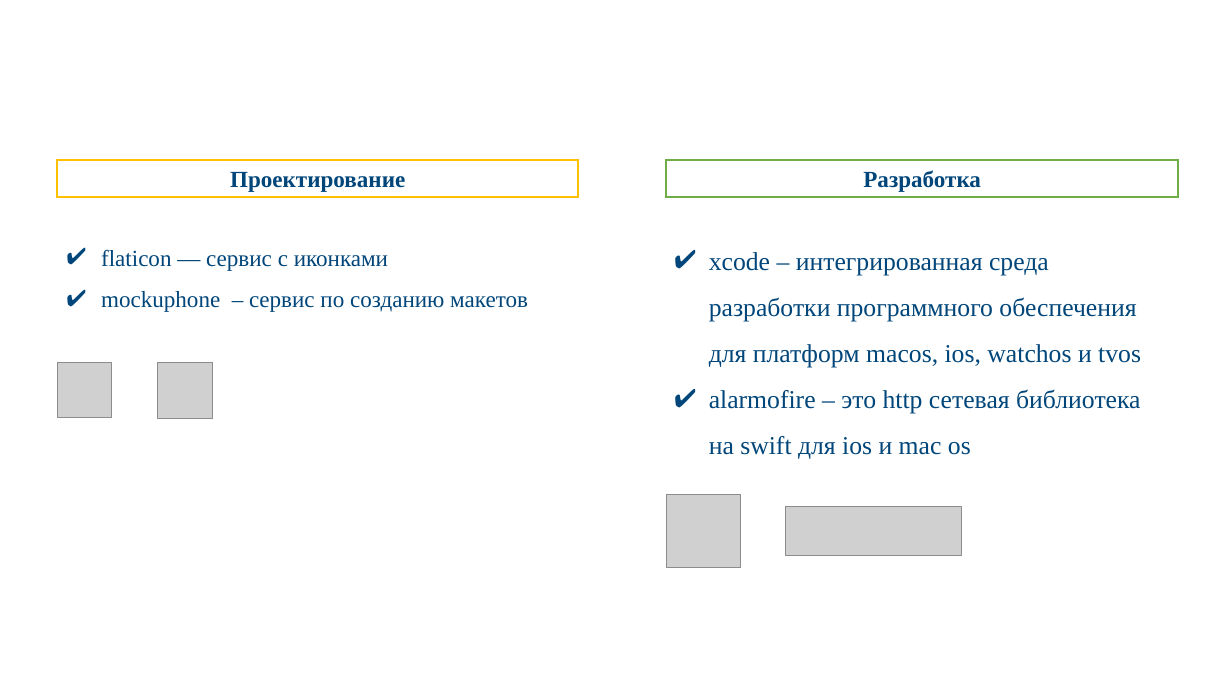
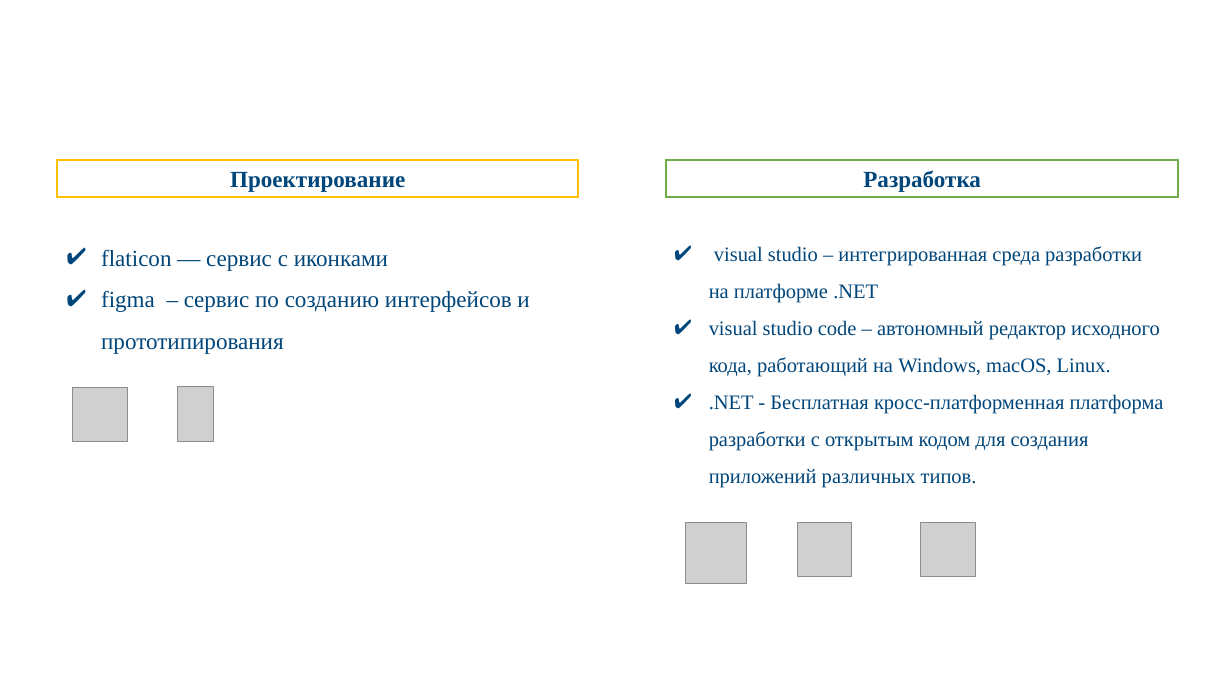
Before and after one commit to Martt0VV/test, a slide deck: slide 5 of Мартьянов.pptx. Drawn at 1232x693 pixels with LibreOffice and Linux fonts; fonts in the diff are those of the drawing; grey boxes stand for pictures; background and template pictures are left out. Boxes give left, top, right and bottom in pixels: in the first picture for what was removed or moved away, otherwise in the second. Text is boxed around its words. In the diff, an @@ line names an element or a change of style, - is before the commit and + after.

Commit message:
ver 2

```diff
--- a/Мартьянов.pptx
+++ b/Мартьянов.pptx
@@ text at (709, 246, 1164, 488): text changed; size 20 to 16 pt @@
-✔ xcode – интегрированная среда разработки программного обеспечения для платформ macos, ios, watchos и tvos
-✔ alarmofire – это http сетевая библиотека на swift для ios и mac os
+✔ visual studio – интегрированная среда разработки на платформе .NET
+✔ visual studio code – автономный редактор исходного кода, работающий на Windows, macOS, Linux.
+✔ .NET - Бесплатная кросс-платформенная платформа разработки с открытым кодом для создания приложений различных типов.
@@ text at (101, 290, 529, 354): text changed @@
-✔ mockuphone – cервис по созданию макетов
+✔ figma – cервис по созданию интерфейсов и прототипирования
@@ picture: place and size @@
-picture at (57, 363, 112, 418)
+picture at (73, 387, 128, 442)
@@ picture removed at (157, 363, 213, 419) @@
@@ picture added at (177, 387, 213, 442) @@
@@ picture removed at (666, 494, 740, 568) @@
@@ picture removed at (786, 506, 961, 555) @@
@@ picture added at (685, 522, 746, 583) @@
@@ picture added at (798, 522, 852, 577) @@
@@ picture added at (921, 522, 975, 577) @@
```
Also in this commit, not shown: 3 other slides changed, 21 slides added, 7 slides removed.
